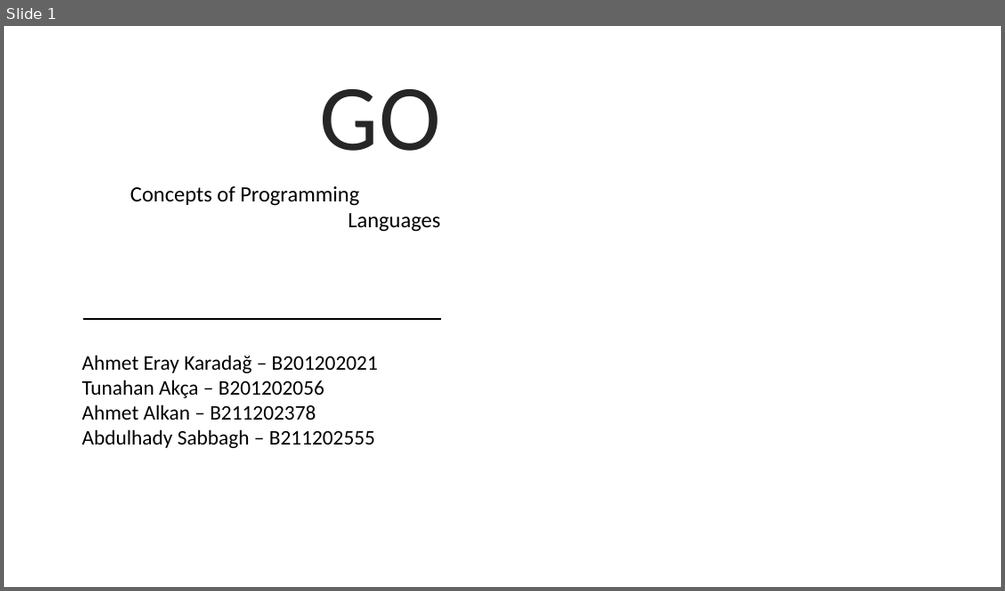
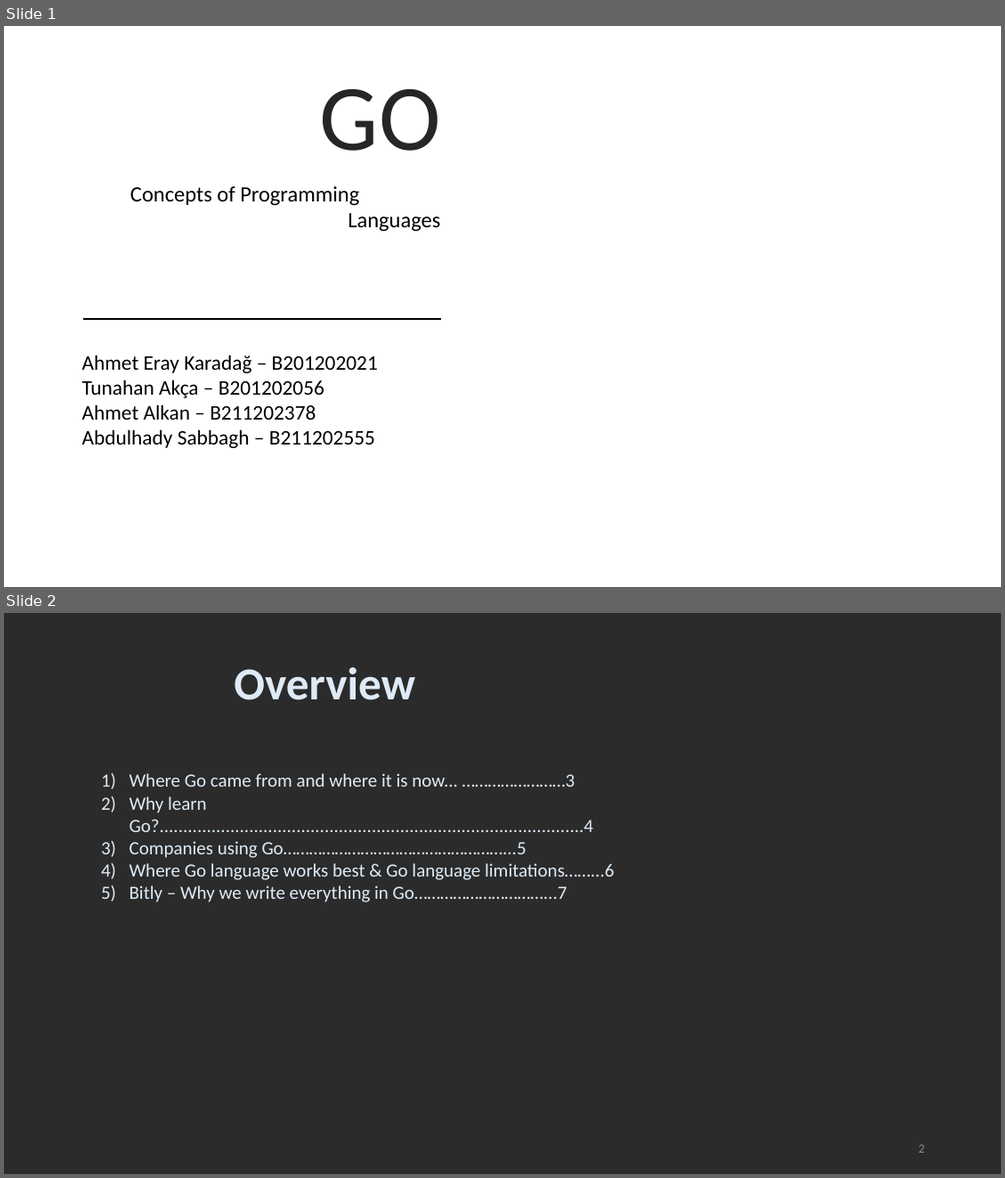
Before and after one commit to eraykaradag/pdp, a slide deck: GO.pptx. Shown one above the other, each under a label of ours: slide 1 before the commit, slides 1 and 2 after it. The pictures are 1005x591 and 1005x1178 pixels, drawn with LibreOffice and Linux fonts; fonts in the diff are those of the drawing; background and template pictures are left out; a plain dark background stands for a picture behind light text. Boxes give left, top, right and bottom in pixels: in the first picture for what was removed or moved away, otherwise in the second. Text is boxed around its words. In the diff, an @@ line names an element or a change of style, - is before the commit and + after.

```diff
--- a/GO.pptx
+++ b/GO.pptx
@@ slide 2 added at (4,613,1001,1174), background picture (left out) @@
@@ text added at (234,667,415,700), 44 pt, text #DEEBF7, bold @@
+Overview
@@ text added at (129,773,614,902), 18 pt, text #DEEBF7 @@
+1) Where Go came from and where it is now... ……………………3
+2) Why learn Go?..........................................................................................4
+3) Companies using Go……………………………………………...5
+4) Where Go language works best & Go language limitations……...6
+5) Bitly – Why we write everything in Go…………………………...7
@@ page number added at (918,1144,924,1152), 12 pt, text #8C8C8C @@
+2
```
Also in this commit, not shown: 2 slides changed, 7 other slides added, 1 slide removed.
